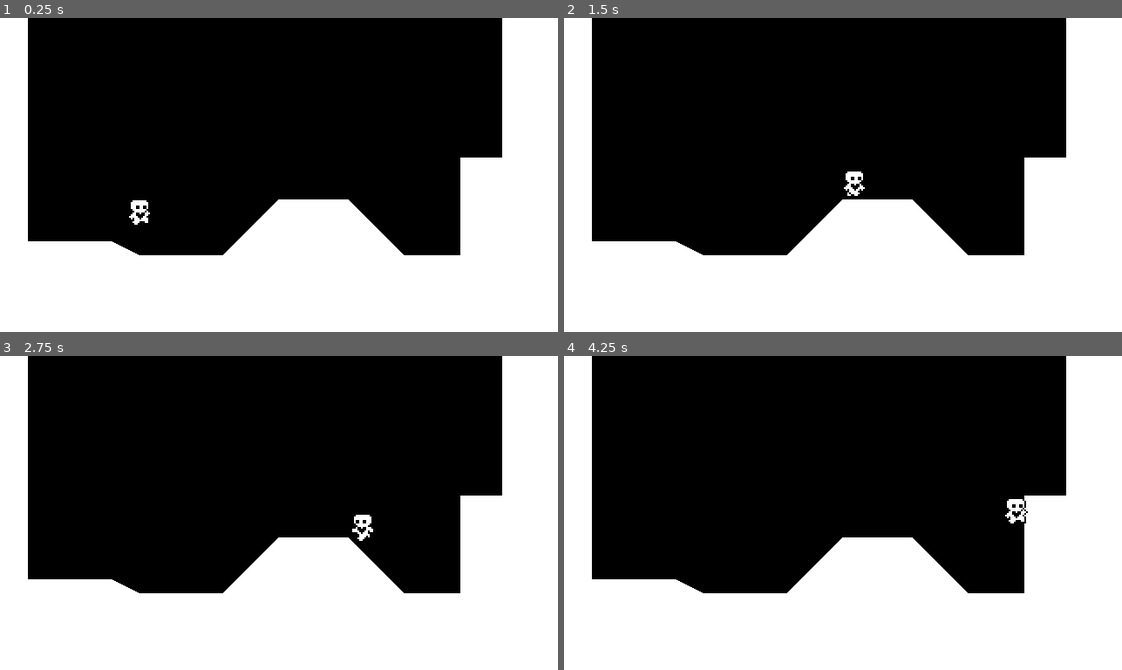
Above: before the commit, frames 1-4 (two rows, left to right).
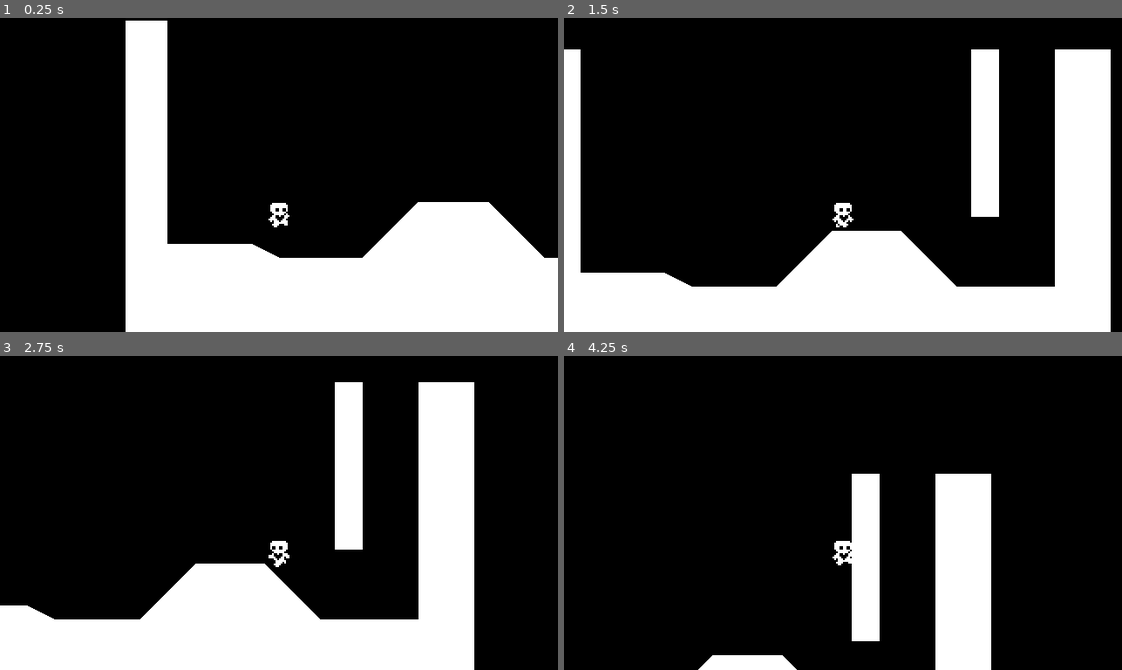
Above: after the commit, the same moments.

Repository: mubinulhaque/SimplePlatformer
Game: Godot game, scene res://world.tscn
Same seed, same stepped clock (60 frames per second), same inputs: the game is played once before the commit and once after it.
Inputs:
- Up to frame 1 (0.25 s): no input
- Up to frame 2 (1.5 s): hold Right (game_right) from 0.53 s (still down); tap Space (game_jump) at 0.6, 0.77, 1.07, 1.35 s
- Up to frame 3 (2.75 s): tap Space (game_jump) at 1.52, 1.82, 2.1 s; release Right (game_right) at 2.03 s; hold Left (game_left) from 2.03 s (still down)
- Up to frame 4 (4.25 s): release Left (game_left) at 2.78 s; hold Right (game_right) from 2.78 s (still down); tap Space (game_jump) at 2.85, 3.02, 3.32, 3.6, 3.77, 4.07 s

The runs differ from the first frame. In frame 1, 29% of the frame differs, in the area x 0-100%, y 0-100%; in frame 2, 18%; in frame 3, 33%; in frame 4, 42%.

Commit message:
Added player camera
Added a camera that now follows the player. Changed the test world for better testing of wall jumping, which has now been changed to colliding with only a wall and jumping. Renamed the double jump variable for better clarity on what it represents

Diff:
--- a/player.gd
+++ b/player.gd
@@ -5,7 +5,8 @@
 @onready var sprite = $AnimatedSprite2D
 @onready var coyote_jump_timer = $CoyoteJumpTimer
 
-var double_jump : bool = false
+var can_double_jump : bool = false
+var wall_jumping : bool = false
 # Get the gravity from the project settings to be synced with RigidBody nodes
 var gravity = ProjectSettings.get_setting("physics/2d/default_gravity")
 
@@ -15,25 +16,24 @@
 		velocity.y += gravity * movement_data.gravity_scale * delta
 
 	# Handle wall jumping
-	if is_on_wall():
+	if is_on_wall_only() and Input.is_action_just_pressed("game_jump"):
+		# If the player is only colliding with a wall (and not the floor)
+		# and wants to jump
 		var wall_normal = get_wall_normal()
-		if (
-				not is_on_floor()
-				and ((Input.is_action_just_pressed("game_left") and wall_normal == Vector2.LEFT)
-				or (Input.is_action_just_pressed("game_right") and wall_normal == Vector2.RIGHT))
-		):
-			velocity.x = wall_normal.x * movement_data.speed
-			velocity.y = movement_data.jump_velocity
+		velocity.x = wall_normal.x * movement_data.speed
+		velocity.y = movement_data.jump_velocity
+		sprite.flip_h = (velocity.x < 0)
+		wall_jumping = true
 
 	# Handle normal jumping
-	if is_on_floor(): double_jump = true
+	if is_on_floor(): can_double_jump = true
 	if Input.is_action_just_pressed("game_jump"):
 		if (is_on_floor() or coyote_jump_timer.time_left > 0.0):
 			# If the player is on the floor or has just left the floor
 			velocity.y = movement_data.jump_velocity
-		elif double_jump: # If the player is mid-air and can double jump
+		elif can_double_jump and not wall_jumping: # If the player is mid-air and can double jump
 			velocity.y = movement_data.jump_velocity
-			double_jump = false
+			can_double_jump = false
 
 	# Get the input direction and handle the movement/deceleration
 	var horizontal_direction = Input.get_axis("game_left", "game_right")
@@ -64,3 +64,5 @@
 	var just_left_ground = was_on_floor and not is_on_floor() and velocity.y >= 0
 	if just_left_ground: # Has the player just left the ground and now falling
 		coyote_jump_timer.start()
+
+	wall_jumping = false
--- a/player.tscn
+++ b/player.tscn
@@ -99,3 +99,6 @@
 [node name="CoyoteJumpTimer" type="Timer" parent="."]
 wait_time = 0.2
 one_shot = true
+
+[node name="Camera2D" type="Camera2D" parent="."]
+position = Vector2(0, -32)
--- a/world.tscn
+++ b/world.tscn
@@ -1,7 +1,10 @@
-[gd_scene load_steps=3 format=3 uid="uid://bunq4vnyh8fvg"]
+[gd_scene load_steps=4 format=3 uid="uid://bunq4vnyh8fvg"]
 
 [ext_resource type="Script" path="res://world.gd" id="1_irqg8"]
 [ext_resource type="PackedScene" uid="uid://csn1vguhf6mvw" path="res://player.tscn" id="2_1sbfj"]
+
+[sub_resource type="RectangleShape2D" id="RectangleShape2D_yibyn"]
+size = Vector2(16, 96)
 
 [node name="World" type="Node2D"]
 script = ExtResource("1_irqg8")
@@ -9,9 +12,20 @@
 [node name="StaticBody2D" type="StaticBody2D" parent="."]
 
 [node name="CollisionPolygon2D" type="CollisionPolygon2D" parent="StaticBody2D"]
-polygon = PackedVector2Array(16, 0, 16, 128, 64, 128, 80, 136, 128, 136, 160, 104, 200, 104, 232, 136, 264, 136, 264, 80, 288, 80, 288, 0, 320, 0, 320, 192, -8, 192, -8, 0)
+polygon = PackedVector2Array(16, 0, 16, 128, 64, 128, 80, 136, 128, 136, 160, 104, 200, 104, 232, 136, 264, 136, 288, 136, 288, 0, 320, 0, 320, 192, -8, 192, -8, 0)
 
 [node name="Polygon2D" type="Polygon2D" parent="StaticBody2D/CollisionPolygon2D"]
 
 [node name="Player" parent="." instance=ExtResource("2_1sbfj")]
 position = Vector2(80, 88)
+
+[node name="StaticBody2D2" type="StaticBody2D" parent="."]
+position = Vector2(240, 96)
+
+[node name="CollisionShape2D" type="CollisionShape2D" parent="StaticBody2D2"]
+position = Vector2(8, -48)
+shape = SubResource("RectangleShape2D_yibyn")
+
+[node name="ColorRect" type="ColorRect" parent="StaticBody2D2"]
+offset_top = -96.0
+offset_right = 16.0
